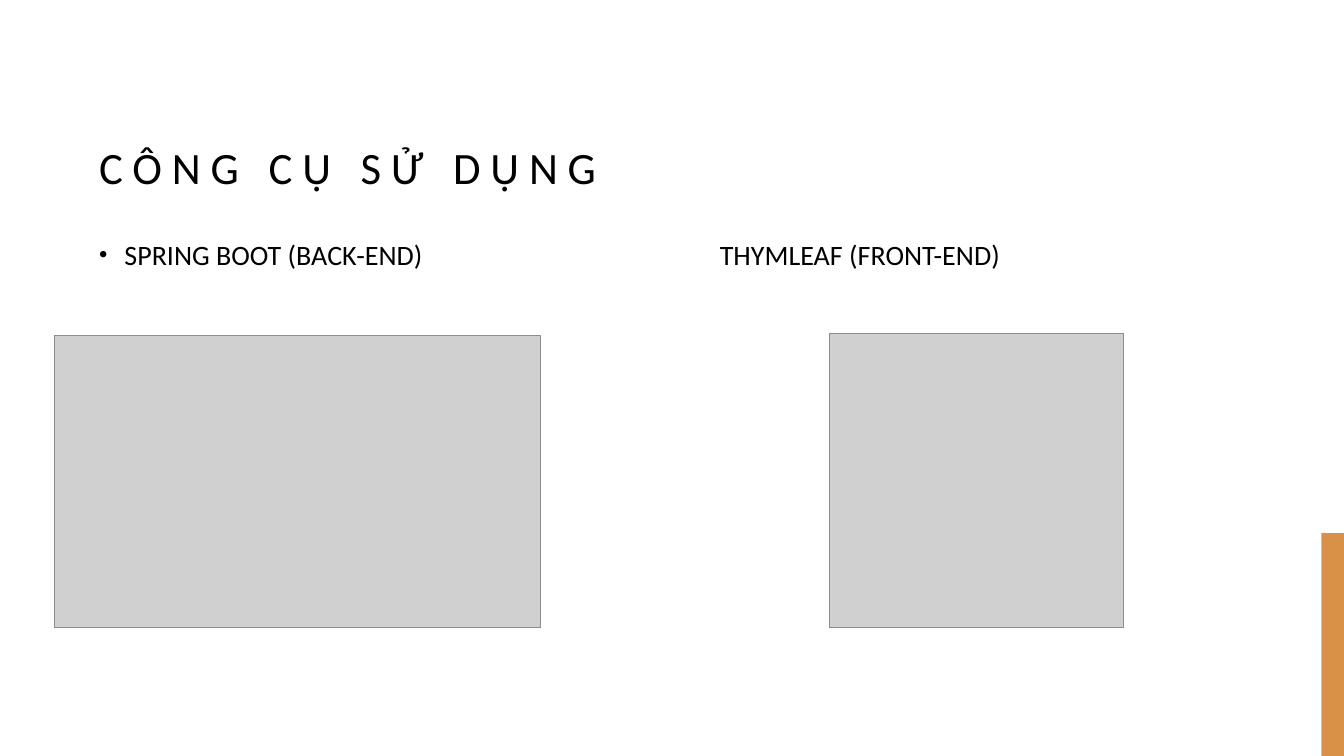
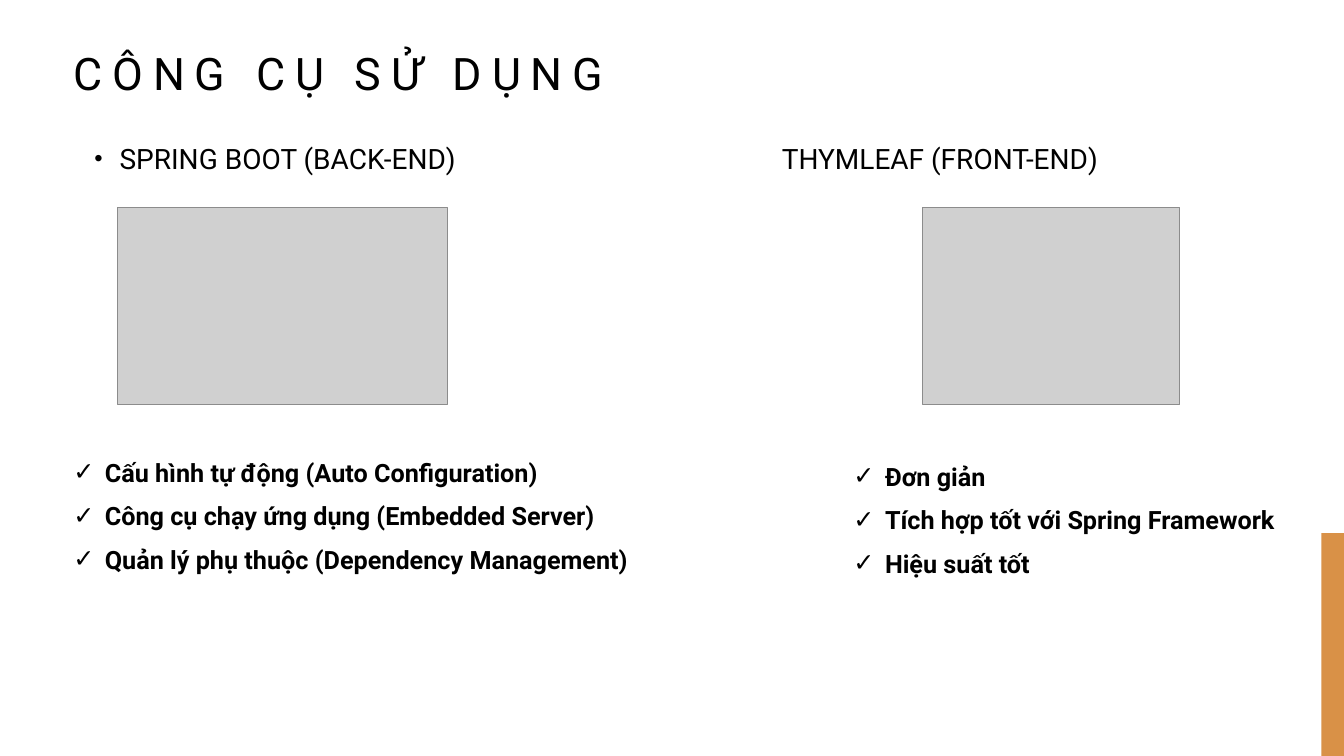
Before and after one commit to HoangVu411/241_BTL_LTNC_TRUONGHOANGVU, a slide deck: slide 4 of 241_BTL_LTNC_TRUONGHOANGVU.pptx (slide 2 before the commit). Drawn at 1344x756 pixels with LibreOffice and Linux fonts; fonts in the diff are those of the drawing; grey boxes stand for pictures; background and template pictures are left out. Boxes give left, top, right and bottom in pixels: in the first picture for what was removed or moved away, otherwise in the second. Text is boxed around its words. In the diff, an @@ line names an element or a change of style, - is before the commit and + after.

```diff
--- a/241_BTL_LTNC_TRUONGHOANGVU.pptx
+++ b/241_BTL_LTNC_TRUONGHOANGVU.pptx
@@ title "CÔNG CỤ SỬ DỤNG" at bbox=[73, 48, 603, 98]: font Calibri to Roboto @@
@@ title "CÔNG CỤ SỬ DỤNG": place and size @@
-title "CÔNG CỤ SỬ DỤNG" at bbox=[99, 147, 596, 192]
+title "CÔNG CỤ SỬ DỤNG" at bbox=[73, 48, 603, 98]
@@ text "SPRING BOOT (BACK-END) THYMLEAF (FRONT-END)": place and size @@
-text "SPRING BOOT (BACK-END) THYMLEAF (FRONT-END)" at bbox=[124, 244, 1000, 269]
+text "SPRING BOOT (BACK-END) THYMLEAF (FRONT-END)" at bbox=[120, 146, 1098, 176]
@@ text "SPRING BOOT (BACK-END) THYMLEAF (FRONT-END)" at bbox=[120, 146, 1098, 176]: font Calibri to Roboto @@
@@ picture: place and size @@
-picture at bbox=[54, 336, 541, 628]
+picture at bbox=[118, 208, 448, 405]
@@ picture: place and size @@
-picture at bbox=[830, 334, 1124, 628]
+picture at bbox=[924, 208, 1181, 405]
@@ text added at bbox=[105, 462, 628, 575], 18 pt, text #000000, bold @@
+✓ Cấu hình tự động (Auto Configuration)
+✓ Công cụ chạy ứng dụng (Embedded Server)
+✓ Quản lý phụ thuộc (Dependency Management)
@@ text added at bbox=[885, 465, 1275, 578], 18 pt, text #000000, bold @@
+✓ Đơn giản
+✓ Tích hợp tốt với Spring Framework
+✓ Hiệu suất tốt
```
Also in this commit, not shown: 2 other slides changed, 3 slides added, 4 slides removed, 23 other files.
